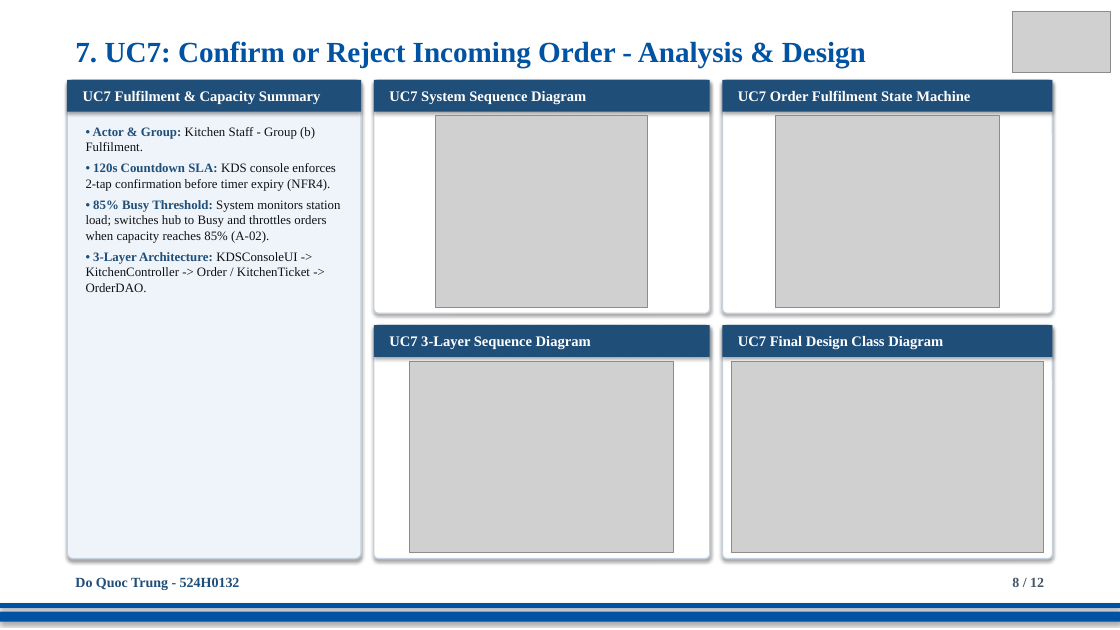
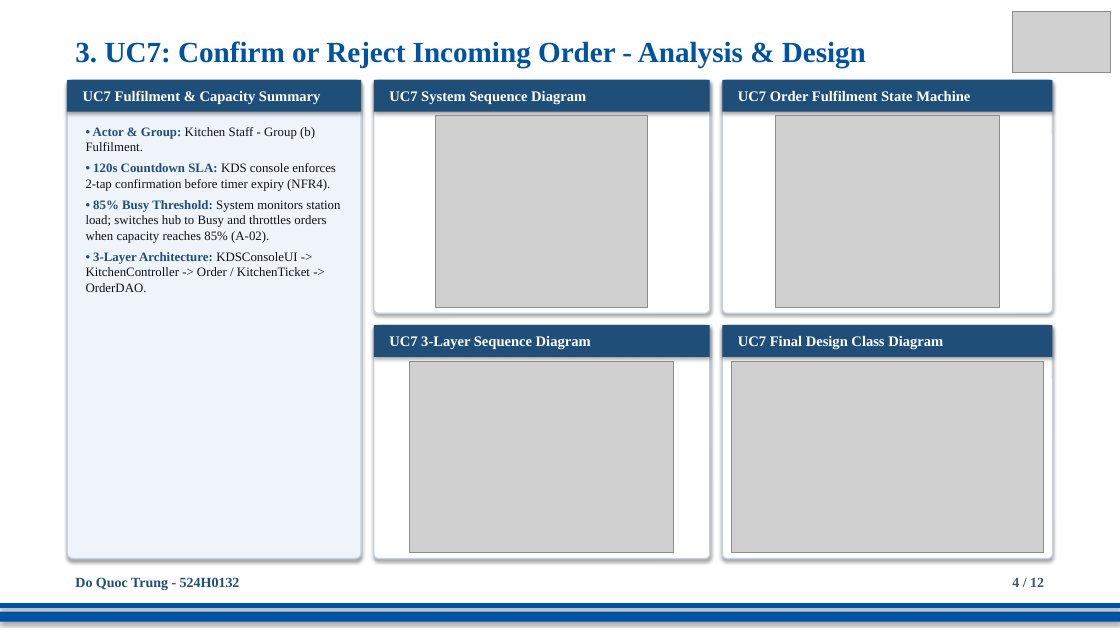
Before and after one commit to DoQuocTrung06/SaigonBite-RAD-TeamF10, a slide deck: slide 4 of Part_2/TeamF10_Presentation_for_SaigonBite.pptx (slide 8 before the commit). Drawn at 1120x630 pixels with LibreOffice and Linux fonts; fonts in the diff are those of the drawing; grey boxes stand for pictures. Boxes give left, top, right and bottom in pixels: in the first picture for what was removed or moved away, otherwise in the second. Text is boxed around its words. In the diff, an @@ line names an element or a change of style, - is before the commit and + after.

```diff
--- a/Part_2/TeamF10_Presentation_for_SaigonBite.pptx
+++ b/Part_2/TeamF10_Presentation_for_SaigonBite.pptx
@@ text at <box>75,41,866,68</box>: text changed @@
-7. UC7: Confirm or Reject Incoming Order - Analysis & Design
+3. UC7: Confirm or Reject Incoming Order - Analysis & Design
@@ text at <box>1012,578,1044,587</box>: text changed @@
-8 / 12
+4 / 12
```
Also in this commit, not shown: 7 other slides changed.
